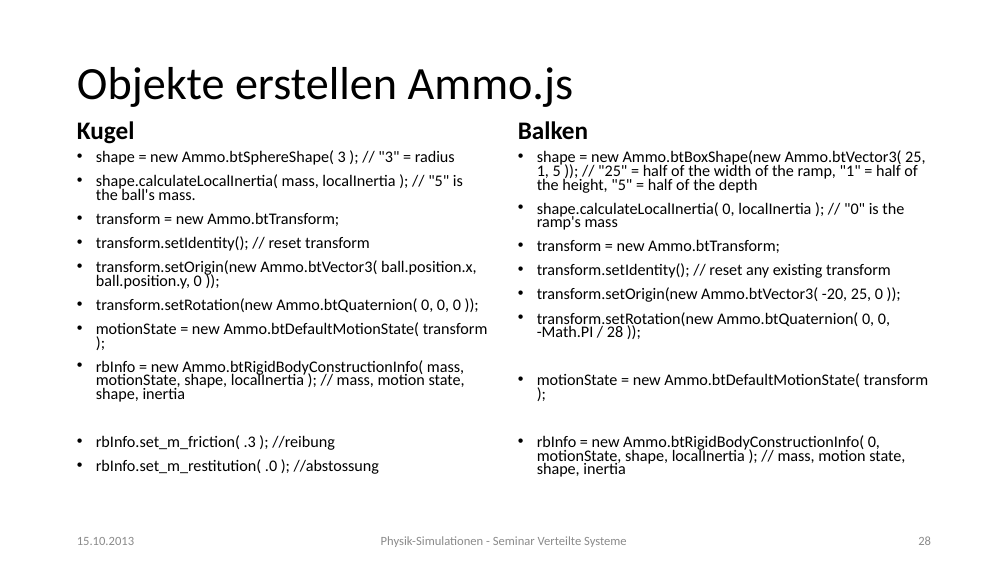
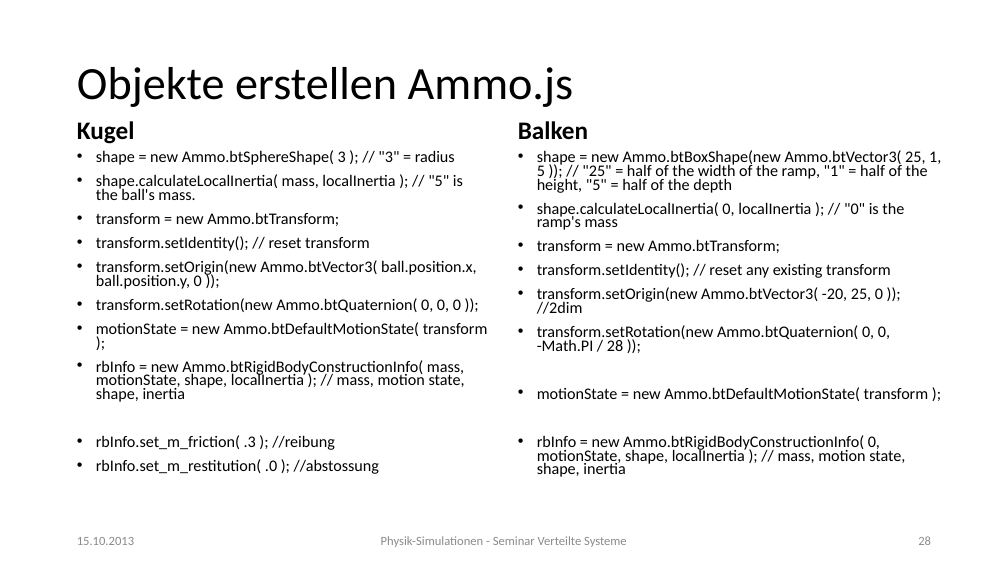
Before and after one commit to cs561/projects, a slide deck: slide 28 of Physik-Simulation/Physik-Simulation_Vortrag.pptx. Drawn at 1008x567 pixels with LibreOffice and Linux fonts; fonts in the diff are those of the drawing. Boxes give left, top, right and bottom in pixels: in the first picture for what was removed or moved away, otherwise in the second. Text is boxed around its words. In the diff, an @@ line names an element or a change of style, - is before the commit and + after.

```diff
--- a/Physik-Simulation/Physik-Simulation_Vortrag.pptx
+++ b/Physik-Simulation/Physik-Simulation_Vortrag.pptx
@@ text at (x1=537, y1=287, x2=883, y2=314): text changed @@
-• transform.setOrigin(new Ammo.btVector3( -20, 25, 0 ));
+• transform.setOrigin(new Ammo.btVector3( -20, 25, 0 )); //2dim
```
Also in this commit, not shown: 2 other slides changed, 2 slides added, 7 other files.
